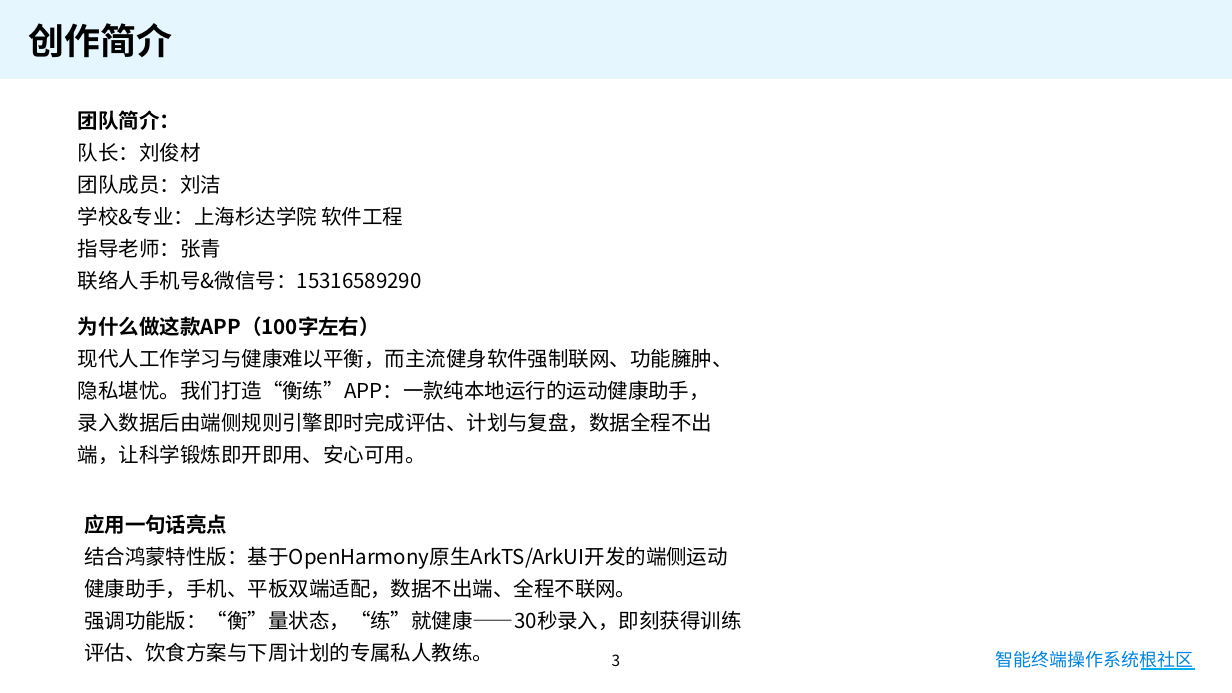
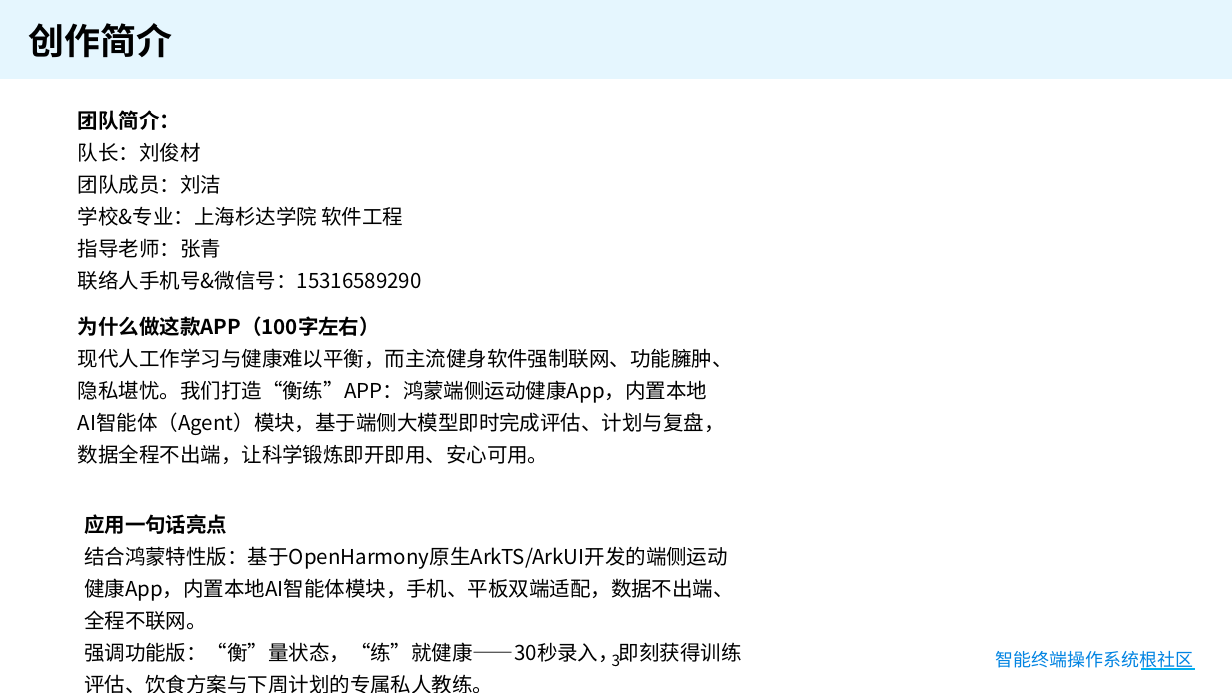
Before and after one commit to infinty420/SportHealthAgent, a slide deck: slide 3 of 提交材料/衡练_OH大赛提交PPT_内嵌演示视频.pptx. Drawn at 1232x693 pixels with LibreOffice and Linux fonts; fonts in the diff are those of the drawing; background and template pictures are left out. Boxes give left, top, right and bottom in pixels: in the first picture for what was removed or moved away, otherwise in the second. Text is boxed around its words. In the diff, an @@ line names an element or a change of style, - is before the commit and + after.

```diff
--- a/提交材料/衡练_OH大赛提交PPT_内嵌演示视频.pptx
+++ b/提交材料/衡练_OH大赛提交PPT_内嵌演示视频.pptx
@@ text at <box>78,348,733,464</box>: text changed @@
-现代人工作学习与健康难以平衡，而主流健身软件强制联网、功能臃肿、隐私堪忧。我们打造“衡练”APP：一款纯本地运行的运动健康助手，录入数据后由端侧规则引擎即时完成评估、计划与复盘，数据全程不出端，让科学锻炼即开即用、安心可用。
+现代人工作学习与健康难以平衡，而主流健身软件强制联网、功能臃肿、隐私堪忧。我们打造“衡练”APP：鸿蒙端侧运动健康App，内置本地AI智能体（Agent）模块，基于端侧大模型即时完成评估、计划与复盘，数据全程不出端，让科学锻炼即开即用、安心可用。
@@ text at <box>84,546,734,630</box>: text changed @@
-结合鸿蒙特性版：基于OpenHarmony原生ArkTS/ArkUI开发的端侧运动健康助手，手机、平板双端适配，数据不出端、全程不联网。
+结合鸿蒙特性版：基于OpenHarmony原生ArkTS/ArkUI开发的端侧运动健康App，内置本地AI智能体模块，手机、平板双端适配，数据不出端、全程不联网。
```
Also in this commit, not shown: 2 other slides changed, 2 other files.
